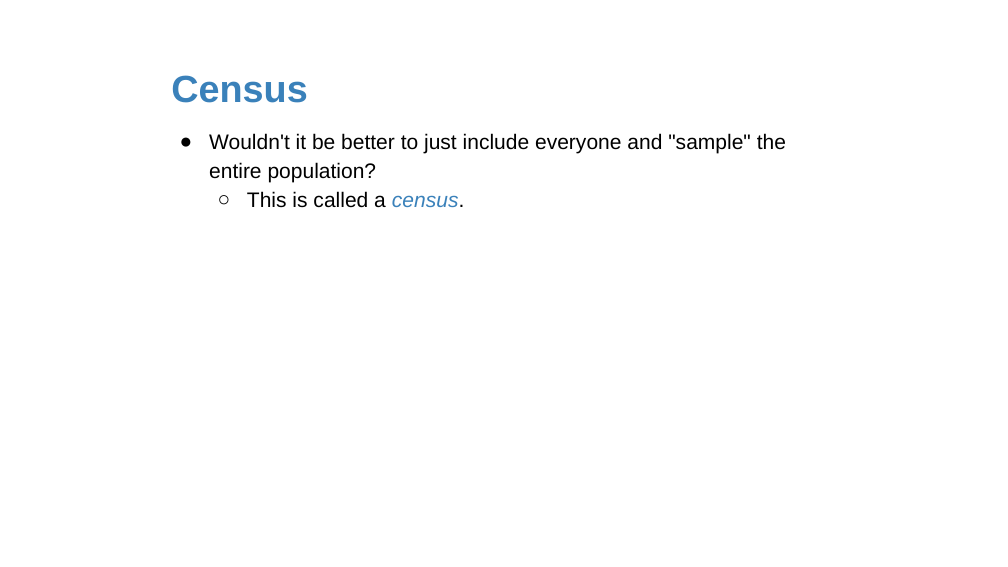
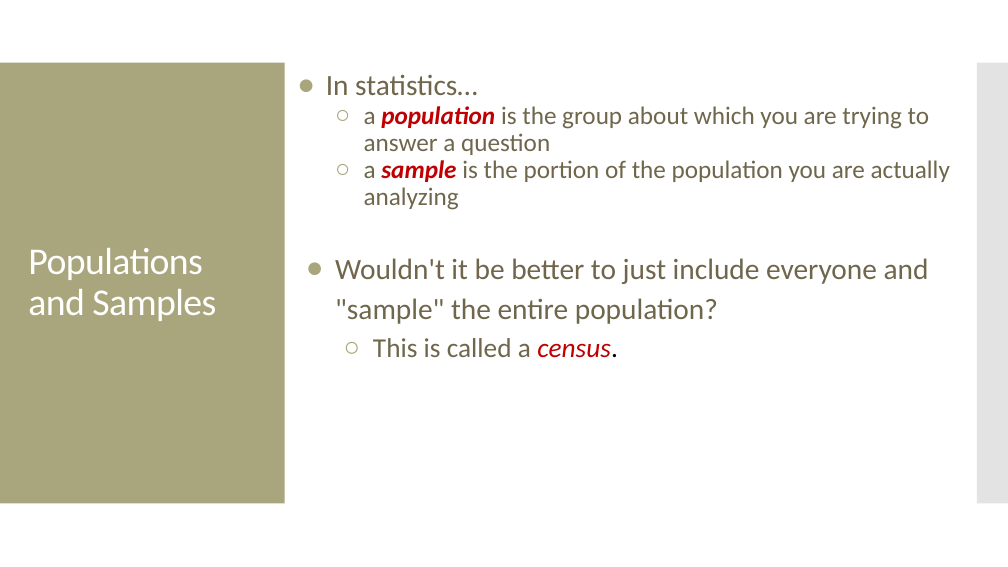
Before and after one commit to amosca01/MATH108-F23, a slide deck: slide 17 of slides/02-data-collection.pptx (slide 8 before the commit). Drawn at 1008x567 pixels with LibreOffice and Linux fonts; fonts in the diff are those of the drawing. Boxes give left, top, right and bottom in pixels: in the first picture for what was removed or moved away, otherwise in the second. Text is boxed around its words. In the diff, an @@ line names an element or a change of style, - is before the commit and + after.

```diff
--- a/slides/02-data-collection.pptx
+++ b/slides/02-data-collection.pptx
@@ rectangle added at [0,63,285,504], fill #A9A57C @@
@@ title removed at [171,75,307,103] @@
-Census
@@ text "In statistics…": place and size @@
-text "In statistics…" at [209,133,786,208]
+text "In statistics…" at [326,74,950,358]
@@ text at [326,74,950,210]: paragraphs added @@
+● In statistics…
+  ○ a population is the group about which you are trying to answer a question
+  ○ a sample is the portion of the population you are actually analyzing
@@ rectangle added at [977,63,1008,504], fill #C8C8C8 at 50% opacity @@
@@ title added at [28,248,216,321], 36 pt, text #FFFFFF @@
+Populations and Samples
@@ text at [335,258,929,358]: size 20 to 28 pt in "Wouldn't it be better to just include ..."; font Arial to Calibri in "Wouldn't it be better to just include ...", "This is called a census."; text colour #000000 to #6F664C in "Wouldn't it be better to just include ...", "This is called a"; size 20 to 26 pt in "This is called a census."; text colour #3A81BA to #C00000 in "census."; bullet colour #000000 to #A9A57C @@
```
Also in this commit, not shown: 32 other slides changed, 21 slides added, 18 slides removed, 4 other files.
